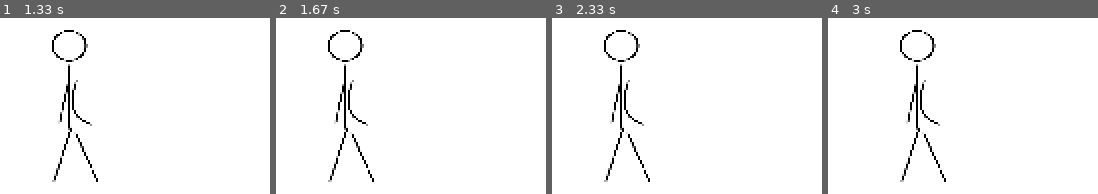
Above: before the commit, frames 1-4 (left to right).
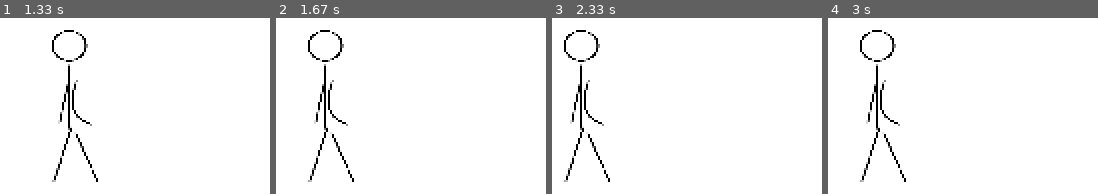
Above: after the commit, the same moments.

Repository: VeroniBraakman/Basic_Game
Game: pygame game, started from PygameTest.py
The game is run twice, just before and just after one commit, with the same random seed, the same clock (stepped at 60 frames per second) and the same inputs.
Inputs:
- Up to frame 1 (1.33 s): hold Right 0.33-0.8 s; hold Right 0.83-1.3 s
- Up to frame 2 (1.67 s): hold Left from 1.33 s (still down)
- Up to frame 3 (2.33 s): release Left at 1.87 s; hold Left 1.9-2.3 s
- Up to frame 4 (3 s): hold Right 2.33-2.97 s

Frame 1 is identical in both runs. In frame 2, 3.2% of the frame differs, in the area x 11-37%, y 6-94%; in frame 3, 3.2%, in the area x 4-37%, y 6-94%; in frame 4, 3.2%.

Commit message:
move the main character

Diff:
--- a/PygameTest.py
+++ b/PygameTest.py
@@ -1,6 +1,7 @@
 import pygame as p
 
 WIDTH, HEIGHT = 600, 300
+R_BORDER = 300
 SCREEN = p.display.set_mode((WIDTH, HEIGHT))
 p.display.set_caption("Basic Game")
 
@@ -12,20 +13,21 @@
 main_character = p.transform.scale(FIGURE, (600, 600))
 
 
-def draw_window(c):
+def draw_window(m_c):
     SCREEN.fill(WHITE)
-    SCREEN.blit(main_character, (c.x, c.y))
+    SCREEN.blit(main_character, (m_c.x, m_c.y))
     p.display.update()
 
-def move_main_character(e, c):
+def move_main_character(e, m_c):
     if e.type == p.KEYDOWN:
-        if e.key == p.K_RIGHT:
-            c.x += 10
-
+        if e.key == p.K_RIGHT and m_c.x <= R_BORDER:
+            m_c.x += 10
+        if e.key == p.K_LEFT and m_c.x >= -275:
+            m_c.x -= 10
 
 
 def main():
-    c = p.Rect(-250, 25, 600, 600)
+    m_c = p.Rect((-250, 25), (10, 10))
 
     clock = p.time.Clock()
     run = True
@@ -34,8 +36,8 @@
         for e in p.event.get():
             if e.type == p.QUIT:
                 run = False
-            move_main_character(e, c)
-        draw_window(c)
+            move_main_character(e, m_c)
+        draw_window(m_c)
 
     p.quit()
 
